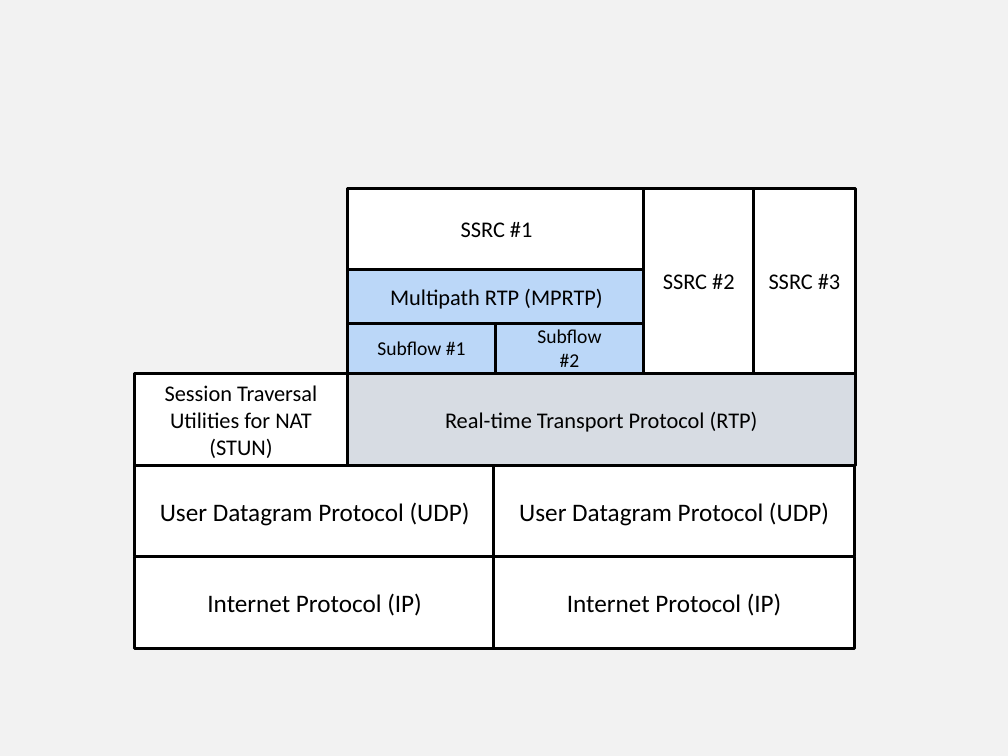
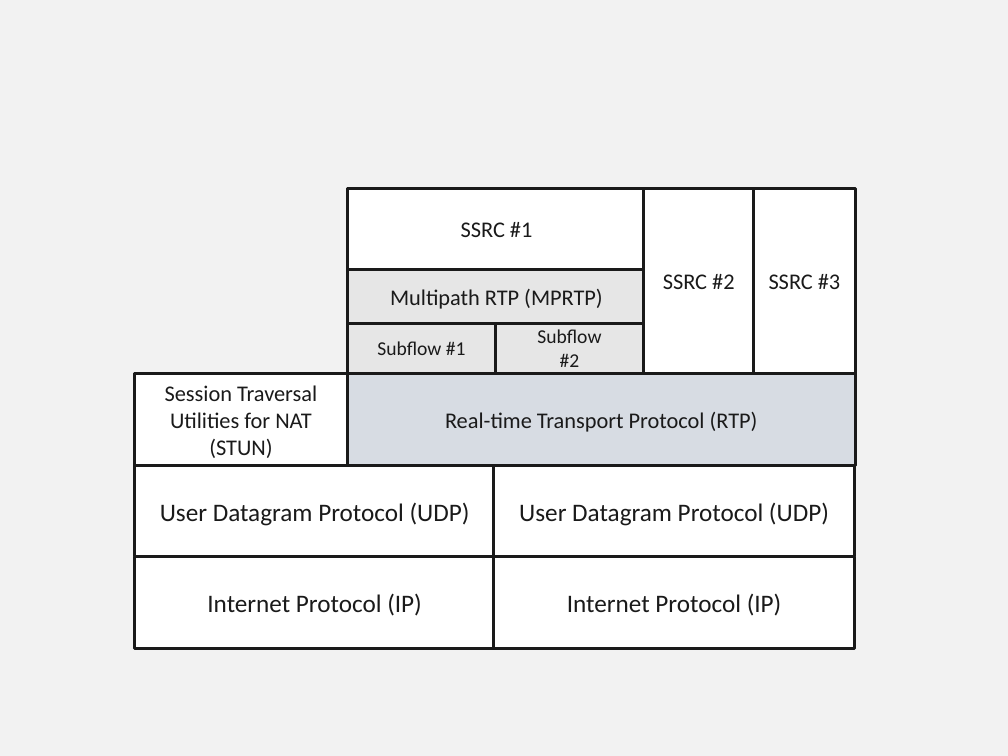
Before and after one commit to vr000m/PhD-thesis, a slide deck: slide 6 of graphs/source/chap5-src.pptx. Drawn at 1008x756 pixels with LibreOffice and Linux fonts; fonts in the diff are those of the drawing. Boxes give left, top, right and bottom in pixels: in the first picture for what was removed or moved away, otherwise in the second. Text is boxed around its words. In the diff, an @@ line names an element or a change of style, - is before the commit and + after.

```diff
--- a/graphs/source/chap5-src.pptx
+++ b/graphs/source/chap5-src.pptx
@@ text colour #000000 to #1A1A1A; fill #BBD7F8 to #E6E6E6; outline #000000 2 pt to #1A1A1A 2 pt in 3 elements at [348,323,495,374], [495,323,643,374], [348,269,645,324] @@
@@ text colour #000000 to #1A1A1A; outline #000000 2 pt to #1A1A1A 2 pt in 9 elements at [134,557,495,649], [134,466,495,557], [134,374,348,466], [348,374,855,466], [348,188,645,269], [644,188,754,373], [754,188,856,374], [494,557,855,649], [494,466,855,557] @@
```
Also in this commit, not shown: 14 other slides changed, 1 other file.
